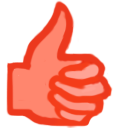
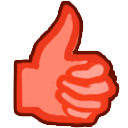
Layers edited between the first and the second 128px x 128px image:
hid "Layer 1" over <box>6,0,113,128</box>
added layer "thumb" above "Background" over <box>16,3,117,125</box>
